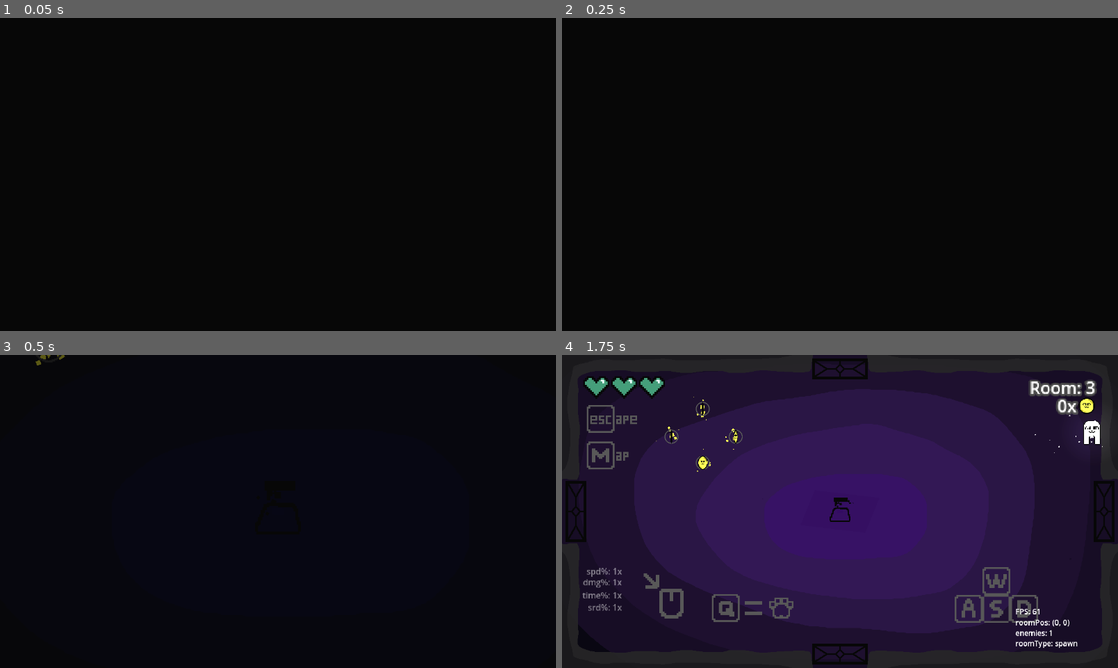
Above: before the commit, frames 1-4 (two rows, left to right).
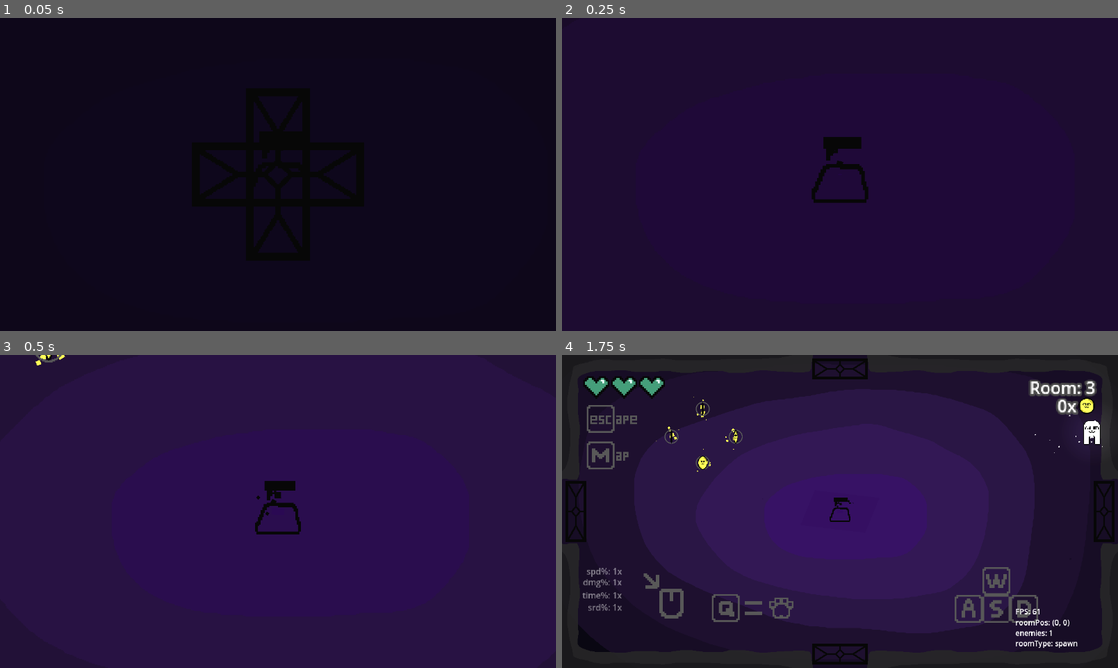
Above: after the commit, the same moments.

Repository: Jurgwem/roguelike
Game: Godot game, scene res://SCENES/game.tscn
The game is run twice, just before and just after one commit, with the same random seed, the same clock (stepped at 60 frames per second) and the same inputs. This scene is started directly instead of the project's main scene.
Inputs (mouse positions are in pixels of both pictures, inside the frame that each line leads up to):
- Up to frame 1 (0.05 s): no input
- Up to frame 2 (0.25 s): no input
- Up to frame 3 (0.5 s): no input
- Up to frame 4 (1.75 s): move the mouse to (962, 495) at 0.52 s; press the mouse at (962, 495) at 0.53 s; hold D (right) from 0.53 s (still down); tap Up (debugRoomUp) at 0.77, 1.52 s; move the mouse to (728, 527) at 1.27 s; release the mouse at (728, 527) at 1.28 s; tap Q (unequip) at 1.35 s

The runs differ from the first frame. In frame 2, 99% of the frame differs, in the area x 0-100%, y 0-100%; in frame 3, 100%; in frame 4, nothing differs.

Commit message:
fixed UI scaling and buffed upgrades

Diff:
--- a/INST/room.tscn
+++ b/INST/room.tscn
@@ -8,22 +8,23 @@
 [ext_resource type="PackedScene" uid="uid://dqmpobmm6i54k" path="res://INST/slot_machine.tscn" id="5_44l0o"]
 [ext_resource type="PackedScene" uid="uid://c53nw2bjh4vot" path="res://LOOT/coin.tscn" id="6_b5tdy"]
 
-[sub_resource type="Gradient" id="Gradient_ewp0q"]
+[sub_resource type="Gradient" id="Gradient_kfhs5"]
 offsets = PackedFloat32Array(0, 0.42623, 0.827869)
 colors = PackedColorArray(1, 1, 1, 0, 0.607446, 0.341479, 0.675022, 1, 0, 0, 0, 0)
 
-[sub_resource type="GradientTexture1D" id="GradientTexture1D_b8br8"]
-gradient = SubResource("Gradient_ewp0q")
-
-[sub_resource type="Curve" id="Curve_l20u8"]
+[sub_resource type="GradientTexture1D" id="GradientTexture1D_jxo4x"]
+gradient = SubResource("Gradient_kfhs5")
+
+[sub_resource type="Curve" id="Curve_n8vyo"]
 _data = [Vector2(0, 0.538462), 0.0, 0.0, 0, 0, Vector2(0.246667, 1), 0.0, 0.0, 0, 0, Vector2(1, 0), 0.0, 0.0, 0, 0]
 point_count = 3
 
-[sub_resource type="CurveTexture" id="CurveTexture_35v7f"]
-curve = SubResource("Curve_l20u8")
-
-[sub_resource type="ParticleProcessMaterial" id="ParticleProcessMaterial_ms83h"]
-particle_flag_disable_z = true
+[sub_resource type="CurveTexture" id="CurveTexture_e07m7"]
+curve = SubResource("Curve_n8vyo")
+
+[sub_resource type="ParticleProcessMaterial" id="ParticleProcessMaterial_rwavp"]
+particle_flag_disable_z = true
+emission_shape_scale = Vector3(5, 1, 1)
 emission_shape = 3
 emission_box_extents = Vector3(60, 1, 1)
 angle_min = -180.0
@@ -80,13 +81,70 @@
 a = Vector2(614, -68)
 b = Vector2(615, 68)
 
+[sub_resource type="ParticleProcessMaterial" id="ParticleProcessMaterial_hmnhw"]
+particle_flag_disable_z = true
+emission_shape_scale = Vector3(5, 1, 1)
+emission_shape = 3
+emission_box_extents = Vector3(60, 1, 1)
+angle_min = -180.0
+angle_max = 180.0
+direction = Vector3(0, 1, 0)
+spread = 10.0
+initial_velocity_min = 128.0
+initial_velocity_max = 128.0
+angular_velocity_min = -180.0
+angular_velocity_max = 180.0
+gravity = Vector3(0, 0, 0)
+scale_min = 64.0
+scale_max = 128.0
+scale_curve = SubResource("CurveTexture_e07m7")
+color_ramp = SubResource("GradientTexture1D_jxo4x")
+
 [sub_resource type="SegmentShape2D" id="SegmentShape2D_aiqc4"]
 a = Vector2(60, -335)
 b = Vector2(-60, -335)
 
+[sub_resource type="ParticleProcessMaterial" id="ParticleProcessMaterial_40mls"]
+particle_flag_disable_z = true
+emission_shape_scale = Vector3(10, 1, 1)
+emission_shape = 3
+emission_box_extents = Vector3(60, 1, 1)
+angle_min = -180.0
+angle_max = 180.0
+direction = Vector3(0, 1, 0)
+spread = 10.0
+initial_velocity_min = 128.0
+initial_velocity_max = 128.0
+angular_velocity_min = -180.0
+angular_velocity_max = 180.0
+gravity = Vector3(0, 0, 0)
+scale_min = 64.0
+scale_max = 128.0
+scale_curve = SubResource("CurveTexture_e07m7")
+color_ramp = SubResource("GradientTexture1D_jxo4x")
+
 [sub_resource type="SegmentShape2D" id="SegmentShape2D_gkall"]
 a = Vector2(-60, 335)
 b = Vector2(60, 334)
+
+[sub_resource type="ParticleProcessMaterial" id="ParticleProcessMaterial_e5hon"]
+particle_flag_disable_z = true
+emission_shape_scale = Vector3(10, 1, 1)
+emission_shape = 3
+emission_box_extents = Vector3(60, 1, 1)
+angle_min = -180.0
+angle_max = 180.0
+direction = Vector3(0, 1, 0)
+spread = 10.0
+initial_velocity_min = 128.0
+initial_velocity_max = 128.0
+angular_velocity_min = -180.0
+angular_velocity_max = 180.0
+gravity = Vector3(0, 0, 0)
+scale_min = 64.0
+scale_max = 128.0
+scale_curve = SubResource("CurveTexture_e07m7")
+color_ramp = SubResource("GradientTexture1D_jxo4x")
 
 [sub_resource type="Curve" id="Curve_avl5a"]
 _data = [Vector2(0, 0), 0.0, 0.0, 0, 0, Vector2(0.506667, 1), 0.0, 0.0, 0, 0, Vector2(1, 0), 0.0, 0.0, 0, 0]
@@ -174,8 +232,9 @@
 [node name="hasNewRoomIndicatorMap" type="GPUParticles2D" parent="Room_Iterate/Left_Gen"]
 position = Vector2(-640, -1)
 rotation = -4.71238
-amount = 4
-process_material = SubResource("ParticleProcessMaterial_ms83h")
+emitting = false
+amount = 16
+process_material = SubResource("ParticleProcessMaterial_rwavp")
 lifetime = 2.0
 
 [node name="CollisionShape2D" type="CollisionShape2D" parent="Room_Iterate/Left_Gen"]
@@ -221,8 +280,9 @@
 [node name="hasNewRoomIndicatorMap" type="GPUParticles2D" parent="Room_Iterate/Right_Gen"]
 position = Vector2(640, 0)
 rotation = -1.57079
-amount = 4
-process_material = SubResource("ParticleProcessMaterial_ms83h")
+emitting = false
+amount = 16
+process_material = SubResource("ParticleProcessMaterial_hmnhw")
 lifetime = 2.0
 
 [node name="up_Gen" type="Area2D" parent="Room_Iterate"]
@@ -249,8 +309,9 @@
 [node name="hasNewRoomIndicatorMap" type="GPUParticles2D" parent="Room_Iterate/up_Gen"]
 position = Vector2(1, -360)
 rotation = -3.14159
-amount = 4
-process_material = SubResource("ParticleProcessMaterial_ms83h")
+emitting = false
+amount = 20
+process_material = SubResource("ParticleProcessMaterial_40mls")
 lifetime = 2.0
 
 [node name="down_Gen" type="Area2D" parent="Room_Iterate"]
@@ -278,8 +339,9 @@
 [node name="hasNewRoomIndicatorMap" type="GPUParticles2D" parent="Room_Iterate/down_Gen"]
 position = Vector2(1, 360)
 rotation = -6.28318
-amount = 4
-process_material = SubResource("ParticleProcessMaterial_ms83h")
+emitting = false
+amount = 20
+process_material = SubResource("ParticleProcessMaterial_e5hon")
 lifetime = 2.0
 
 [node name="rock" parent="Room_Iterate" instance=ExtResource("4_t1by3")]
--- a/LOOT/upgrade.gd
+++ b/LOOT/upgrade.gd
@@ -66,15 +66,15 @@
 		print("collected upgrade")
 		gm.timer = 0;
 		if type == 0:
-			player.damageMod *= 1.1;
+			player.damageMod *= 1.15;
 			status_head.text = "Damage!"
 			status_body.text = "all damage upgraded"
 		elif type == 1:
-			player.speedMod *= 1.1;
+			player.speedMod *= 1.15;
 			status_head.text = "Speed!"
 			status_body.text = "movement + bullet speed upgraded"
 		elif type == 2:
-			player.timeMod *= 0.9;
+			player.timeMod *= 0.85;
 			status_head.text = "Time!"
 			status_body.text = "reload and buffer time reduced"
 		elif type == 3:
--- a/SCENES/game.tscn
+++ b/SCENES/game.tscn
@@ -301,22 +301,23 @@
 scale_curve = SubResource("CurveTexture_dyggw")
 color_ramp = SubResource("GradientTexture1D_eofw6")
 
-[sub_resource type="Gradient" id="Gradient_ewp0q"]
+[sub_resource type="Gradient" id="Gradient_kfhs5"]
 offsets = PackedFloat32Array(0, 0.42623, 0.827869)
 colors = PackedColorArray(1, 1, 1, 0, 0.607446, 0.341479, 0.675022, 1, 0, 0, 0, 0)
 
-[sub_resource type="GradientTexture1D" id="GradientTexture1D_b8br8"]
-gradient = SubResource("Gradient_ewp0q")
-
-[sub_resource type="Curve" id="Curve_l20u8"]
+[sub_resource type="GradientTexture1D" id="GradientTexture1D_jxo4x"]
+gradient = SubResource("Gradient_kfhs5")
+
+[sub_resource type="Curve" id="Curve_n8vyo"]
 _data = [Vector2(0, 0.538462), 0.0, 0.0, 0, 0, Vector2(0.246667, 1), 0.0, 0.0, 0, 0, Vector2(1, 0), 0.0, 0.0, 0, 0]
 point_count = 3
 
-[sub_resource type="CurveTexture" id="CurveTexture_35v7f"]
-curve = SubResource("Curve_l20u8")
-
-[sub_resource type="ParticleProcessMaterial" id="ParticleProcessMaterial_2212y"]
-particle_flag_disable_z = true
+[sub_resource type="CurveTexture" id="CurveTexture_e07m7"]
+curve = SubResource("Curve_n8vyo")
+
+[sub_resource type="ParticleProcessMaterial" id="ParticleProcessMaterial_jn30p"]
+particle_flag_disable_z = true
+emission_shape_scale = Vector3(5, 1, 1)
 emission_shape = 3
 emission_box_extents = Vector3(60, 1, 1)
 angle_min = -180.0
@@ -369,8 +370,9 @@
 scale_curve = SubResource("CurveTexture_pjqvt")
 color_ramp = SubResource("GradientTexture1D_khcn2")
 
-[sub_resource type="ParticleProcessMaterial" id="ParticleProcessMaterial_2c6rq"]
-particle_flag_disable_z = true
+[sub_resource type="ParticleProcessMaterial" id="ParticleProcessMaterial_ph03q"]
+particle_flag_disable_z = true
+emission_shape_scale = Vector3(5, 1, 1)
 emission_shape = 3
 emission_box_extents = Vector3(60, 1, 1)
 angle_min = -180.0
@@ -423,8 +425,9 @@
 scale_curve = SubResource("CurveTexture_6p4gw")
 color_ramp = SubResource("GradientTexture1D_rtuvt")
 
-[sub_resource type="ParticleProcessMaterial" id="ParticleProcessMaterial_1kbeb"]
-particle_flag_disable_z = true
+[sub_resource type="ParticleProcessMaterial" id="ParticleProcessMaterial_2212y"]
+particle_flag_disable_z = true
+emission_shape_scale = Vector3(10, 1, 1)
 emission_shape = 3
 emission_box_extents = Vector3(60, 1, 1)
 angle_min = -180.0
@@ -476,24 +479,6 @@
 scale_max = 8.0
 scale_curve = SubResource("CurveTexture_e5e05")
 color_ramp = SubResource("GradientTexture1D_dkgf5")
-
-[sub_resource type="ParticleProcessMaterial" id="ParticleProcessMaterial_gi8o8"]
-particle_flag_disable_z = true
-emission_shape = 3
-emission_box_extents = Vector3(60, 1, 1)
-angle_min = -180.0
-angle_max = 180.0
-direction = Vector3(0, 1, 0)
-spread = 10.0
-initial_velocity_min = 128.0
-initial_velocity_max = 128.0
-angular_velocity_min = -180.0
-angular_velocity_max = 180.0
-gravity = Vector3(0, 0, 0)
-scale_min = 64.0
-scale_max = 128.0
-scale_curve = SubResource("CurveTexture_35v7f")
-color_ramp = SubResource("GradientTexture1D_b8br8")
 
 [sub_resource type="Curve" id="Curve_p35ng"]
 _data = [Vector2(0, 0), 0.0, 0.0, 0, 0, Vector2(0.253333, 1), 0.0, 0.0, 0, 0, Vector2(0.746667, 1), 0.0, 0.0, 0, 0, Vector2(1, 0), 0.0, 0.0, 0, 0]
@@ -758,8 +743,8 @@
 position = Vector2(-640, -1)
 rotation = -4.71238
 emitting = false
-amount = 4
-process_material = SubResource("ParticleProcessMaterial_2212y")
+amount = 16
+process_material = SubResource("ParticleProcessMaterial_jn30p")
 lifetime = 2.0
 
 [node name="right_gen" type="Area2D" parent="spawnRoom"]
@@ -788,8 +773,8 @@
 position = Vector2(640, 0)
 rotation = -1.57079
 emitting = false
-amount = 4
-process_material = SubResource("ParticleProcessMaterial_2c6rq")
+amount = 16
+process_material = SubResource("ParticleProcessMaterial_ph03q")
 lifetime = 2.0
 
 [node name="up_gen" type="Area2D" parent="spawnRoom"]
@@ -817,8 +802,8 @@
 position = Vector2(1, -360)
 rotation = -3.14159
 emitting = false
-amount = 4
-process_material = SubResource("ParticleProcessMaterial_1kbeb")
+amount = 20
+process_material = SubResource("ParticleProcessMaterial_2212y")
 lifetime = 2.0
 
 [node name="down_gen" type="Area2D" parent="spawnRoom"]
@@ -847,8 +832,8 @@
 position = Vector2(1, 360)
 rotation = -6.28318
 emitting = false
-amount = 4
-process_material = SubResource("ParticleProcessMaterial_gi8o8")
+amount = 20
+process_material = SubResource("ParticleProcessMaterial_2212y")
 lifetime = 2.0
 
 [node name="spawnCoins" type="Node2D" parent="spawnRoom"]
@@ -1083,6 +1068,7 @@
 [node name="roomContainer" type="Node2D" parent="."]
 
 [node name="overlay" type="Sprite2D" parent="."]
+visible = false
 z_index = 100
 position = Vector2(2.00001, -2.49999)
 scale = Vector2(41.5625, 22.6094)
--- a/SCRIPTS/game_manager.gd
+++ b/SCRIPTS/game_manager.gd
@@ -142,8 +142,14 @@
 		enemyScale += 0.1;
 		isBossRoom = false;
 
-	if $UI.position != roomPos:
+	if $UI.position != roomPos and !player.devCam:
 		$UI.position = roomPos;
+
+	if player.devCam:
+		$UI.position = $"../camera".position;
+		$UI.scale = Vector2(player.camZoom * 2, player.camZoom * 2);
+	else:
+		$UI.scale = Vector2(1, 1);
 
 	if isDev and Input.is_action_just_pressed("debugRoomUp"):
 		roomCount += 1;
Not shown: 2 places in INST/room.tscn that only renumber resources
Not shown: 4 places in SCENES/game.tscn that only renumber resources
